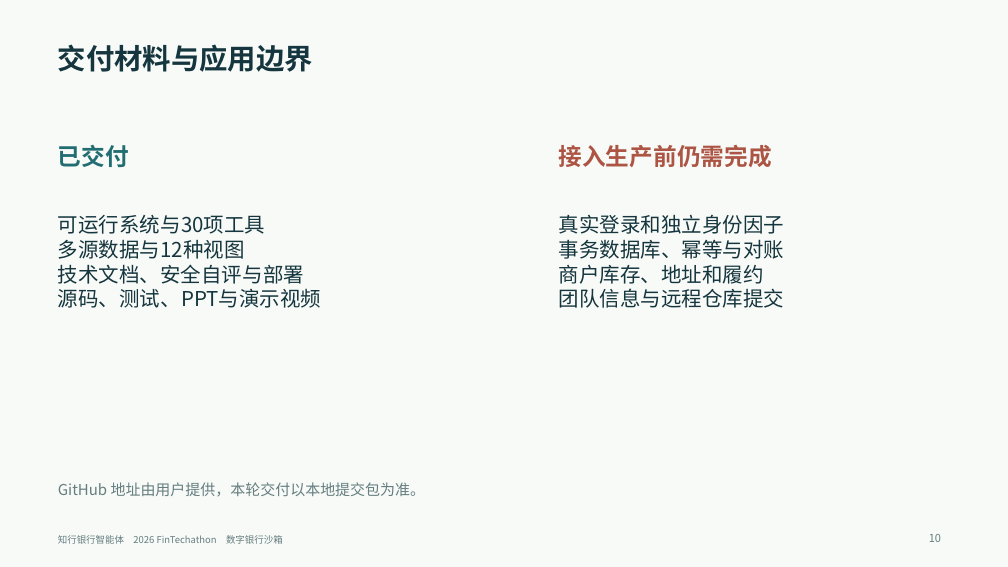
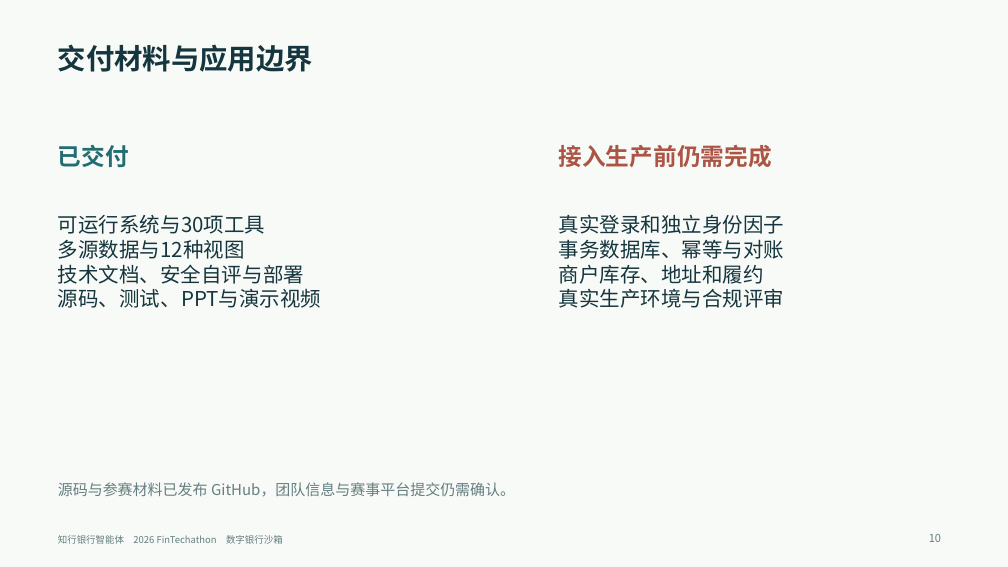
Before and after one commit to estenbernhardpj109/xioaxiaoxianshengGZC, a slide deck: slide 10 of docs/答辩PPT.pptx. Drawn at 1008x567 pixels with LibreOffice and Linux fonts; fonts in the diff are those of the drawing. Boxes give left, top, right and bottom in pixels: in the first picture for what was removed or moved away, otherwise in the second. Text is boxed around its words. In the diff, an @@ line names an element or a change of style, - is before the commit and + after.

```diff
--- a/docs/答辩PPT.pptx
+++ b/docs/答辩PPT.pptx
@@ text at box(559, 288, 785, 308): text changed @@
-团队信息与远程仓库提交
+真实生产环境与合规评审
@@ text at box(58, 482, 515, 497): text changed @@
-GitHub 地址由用户提供，本轮交付以本地提交包为准。
+源码与参赛材料已发布 GitHub，团队信息与赛事平台提交仍需确认。
```
Also in this commit, not shown: 1 other slide changed, 10 other files.
